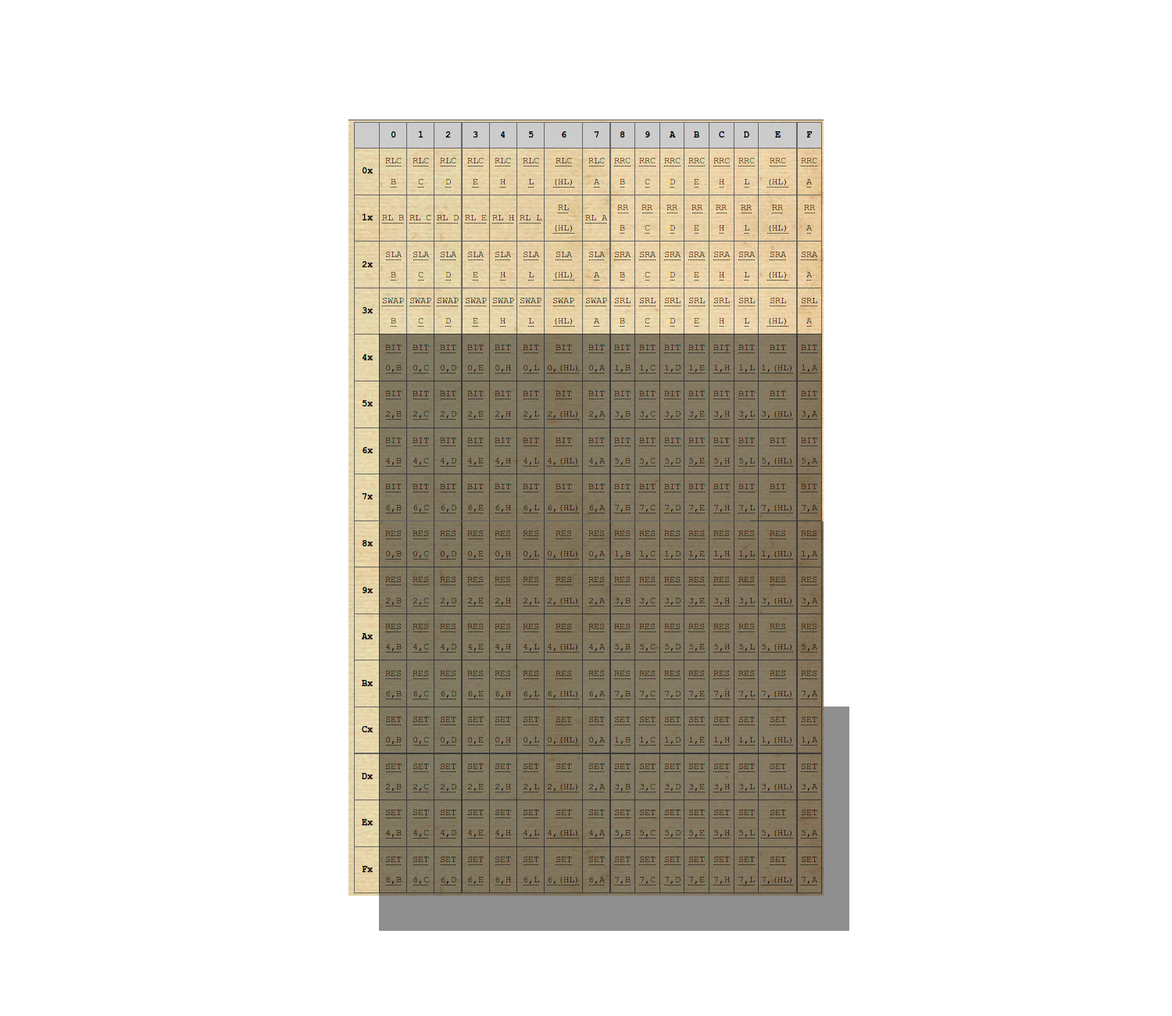
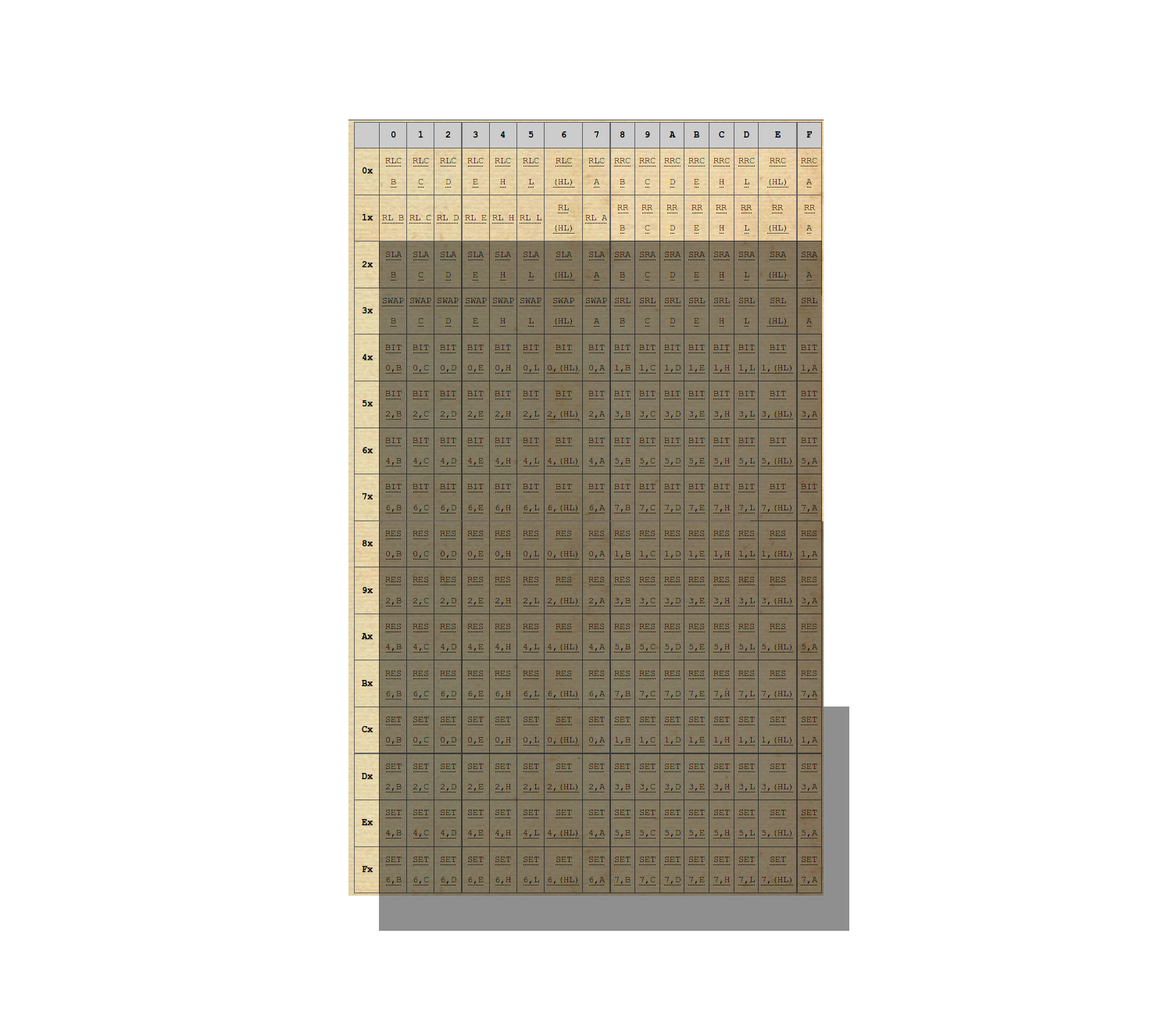
Before/after of a 1172px x 1016px layered artwork. What changed in the layer stack:
painted on "Ebene" over (x1=379, y1=240, x2=823, y2=334)
